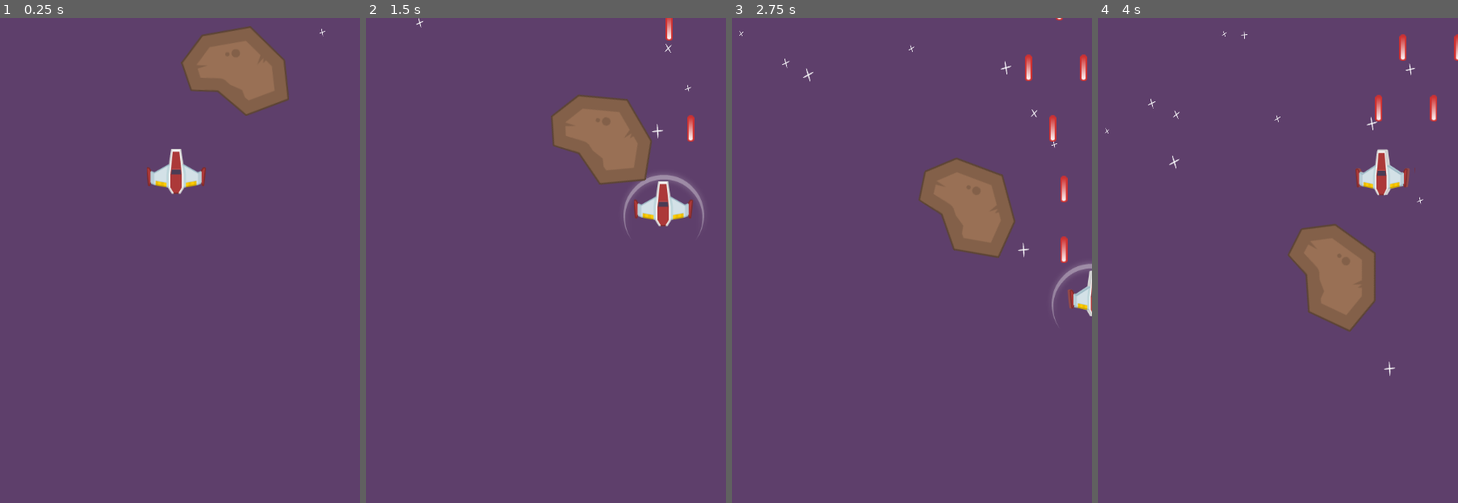
Above: before the commit, frames 1-4 (left to right).
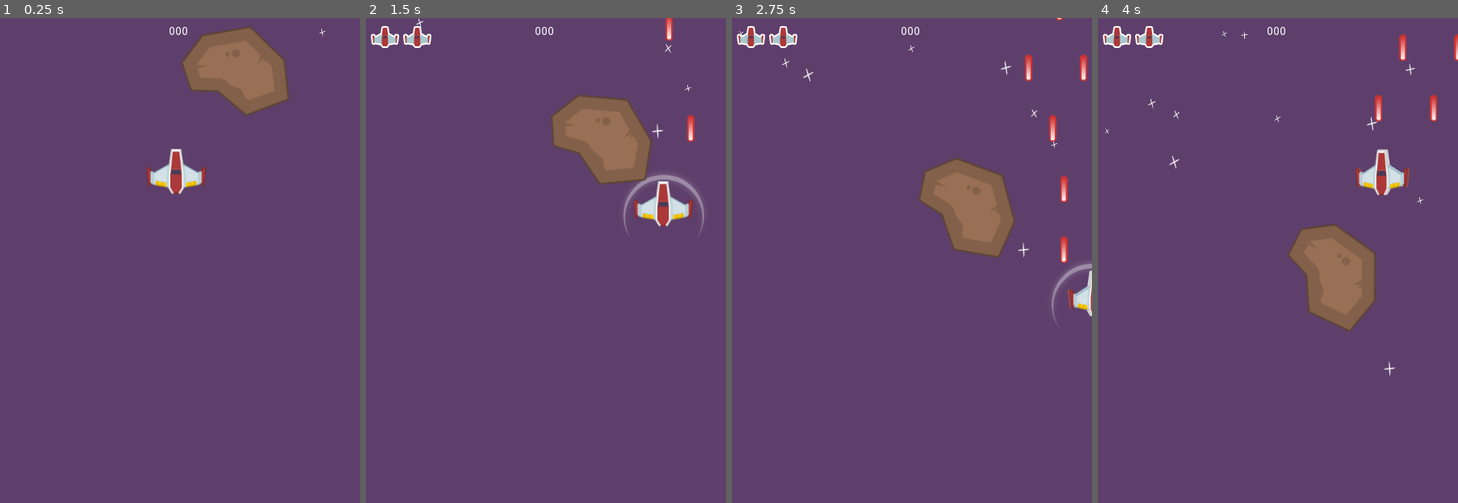
Above: after the commit, the same moments.

Repository: CodeNMore/Yet-Another-Space-Shooter
Game: Godot game, scene res://MainScenes/Gameplay.tscn
Two runs of this game, one before a commit and one after it. Both use one fixed random seed, a clock stepped at 60 frames per second and the inputs below.
Inputs:
- Up to frame 1 (0.25 s): no input
- Up to frame 2 (1.5 s): hold D (move_right) 0.53-1.28 s; hold Space (shoot) 0.53-1.28 s; hold S (move_down) from 1.28 s (still down); tap Space (shoot) at 1.35 s
- Up to frame 3 (2.75 s): release S (move_down) at 2.03 s; hold D (move_right) from 2.03 s (still down); hold Space (shoot) from 2.03 s (still down)
- Up to frame 4 (4 s): release D (move_right) at 2.78 s; release Space (shoot) at 2.78 s; hold W (move_up) 2.78-3.53 s; tap Space (shoot) at 2.85 s; hold A (move_left) from 3.53 s (still down); hold Space (shoot) from 3.53 s (still down)

The runs differ from the first frame. In frame 1, less than 0.1% of the frame differs, in the area x 47-53%, y 1-4%; in frame 2, 0.5%, in the area x 1-53%, y 1-7%; in frame 3, 0.5%; in frame 4, 0.5%.

Commit message:
Episode 18.2

Diff:
--- /dev/null
+++ b/Autloads/Signals.gd
@@ -0,0 +1,3 @@
+extends Node
+
+signal on_player_life_changed(life)
--- /dev/null
+++ b/HUD/HUD.gd
@@ -0,0 +1,23 @@
+extends Control
+
+var pLifeIcon := preload("res://HUD/LifeIcon.tscn")
+
+onready var lifeContainer := $LifeContainer
+
+func _ready():
+	clearLives()
+
+	Signals.connect("on_player_life_changed", self, "_on_player_life_changed")
+
+func clearLives():
+	for child in lifeContainer.get_children():
+		lifeContainer.remove_child(child)
+		child.queue_free()
+
+func setLives(lives: int):
+	clearLives()
+	for i in range(lives):
+		lifeContainer.add_child(pLifeIcon.instance())
+
+func _on_player_life_changed(life: int):
+	setLives(life)
--- /dev/null
+++ b/HUD/HUD.tscn
@@ -0,0 +1,38 @@
+[gd_scene load_steps=3 format=2]
+
+[ext_resource path="res://HUD/LifeIcon.tscn" type="PackedScene" id=1]
+[ext_resource path="res://HUD/HUD.gd" type="Script" id=2]
+
+[node name="HUD" type="Control"]
+anchor_right = 1.0
+anchor_bottom = 1.0
+script = ExtResource( 2 )
+__meta__ = {
+"_edit_use_anchors_": false
+}
+
+[node name="LifeContainer" type="HBoxContainer" parent="."]
+margin_left = 10.0
+margin_top = 10.0
+margin_right = 40.0
+margin_bottom = 40.0
+custom_constants/separation = 5
+__meta__ = {
+"_edit_use_anchors_": false
+}
+
+[node name="LifeIcon" parent="LifeContainer" instance=ExtResource( 1 )]
+margin_right = 35.0
+margin_bottom = 30.0
+
+[node name="LifeIcon2" parent="LifeContainer" instance=ExtResource( 1 )]
+margin_left = 40.0
+margin_right = 75.0
+margin_bottom = 30.0
+
+[node name="Score" type="Label" parent="."]
+anchor_right = 1.0
+margin_top = 10.0
+margin_bottom = 14.0
+text = "000"
+align = 1
--- /dev/null
+++ b/HUD/LifeIcon.tscn
@@ -0,0 +1,11 @@
+[gd_scene load_steps=2 format=2]
+
+[ext_resource path="res://Textures/life.png" type="Texture" id=1]
+
+[node name="LifeIcon" type="TextureRect"]
+margin_right = 40.0
+margin_bottom = 40.0
+texture = ExtResource( 1 )
+__meta__ = {
+"_edit_use_anchors_": false
+}
--- a/MainScenes/Gameplay.tscn
+++ b/MainScenes/Gameplay.tscn
@@ -1,11 +1,12 @@
-[gd_scene load_steps=5 format=2]
+[gd_scene load_steps=6 format=2]
 
 [ext_resource path="res://Player/Player.tscn" type="PackedScene" id=1]
 [ext_resource path="res://Textures/backgroundColor.png" type="Texture" id=2]
 [ext_resource path="res://Textures/starBig.png" type="Texture" id=3]
 [ext_resource path="res://Meteor/Meteor.tscn" type="PackedScene" id=4]
+[ext_resource path="res://HUD/HUD.tscn" type="PackedScene" id=5]
 
-[node name="Gameplay" type="Node2D"]
+[node name="Gameplay" type="Node"]
 
 [node name="Background" type="Sprite" parent="."]
 scale = Vector2( 3.07652, 4.05815 )
@@ -34,3 +35,5 @@
 
 [node name="Meteor" parent="." instance=ExtResource( 4 )]
 position = Vector2( 296, 48 )
+
+[node name="HUD" parent="." instance=ExtResource( 5 )]
--- a/Player/Player.gd
+++ b/Player/Player.gd
@@ -63,10 +63,9 @@
 	shieldSprite.visible = true
 
 	life -= amount
-	print("Player Life = %s" % life)
+	Signals.emit_signal("on_player_life_changed", life)
 
 	if life <= 0:
-		print("PLAYER DIED")
 		queue_free()
 
 func _on_InvincibilityTimer_timeout():
--- a/project.godot
+++ b/project.godot
@@ -23,6 +23,10 @@
 config/name="Yet Another Space Shooter"
 run/main_scene="res://MainScenes/Gameplay.tscn"
 config/icon="res://icon.png"
+
+[autoload]
+
+Signals="*res://Autloads/Signals.gd"
 
 [display]
 
